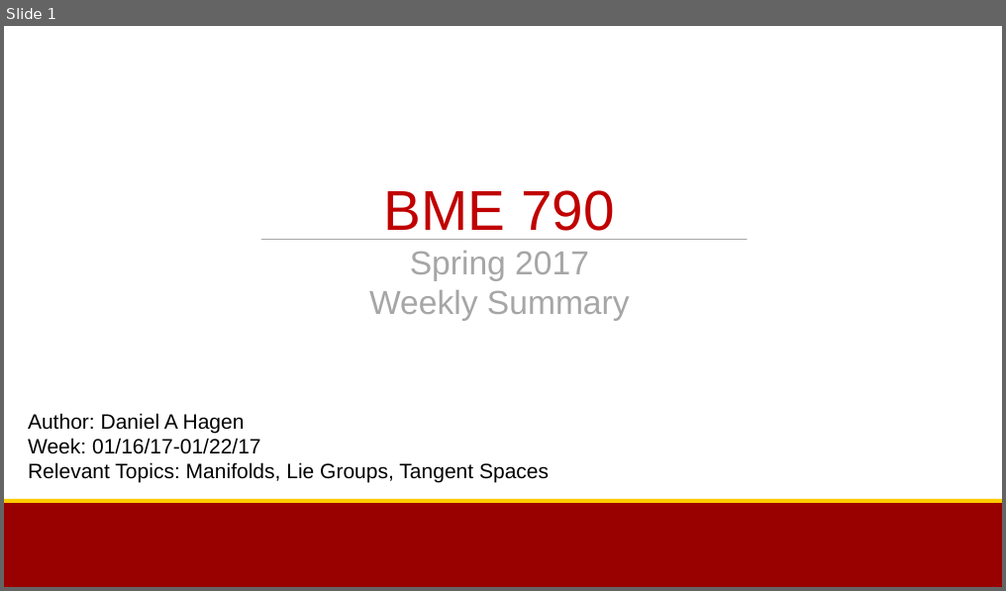
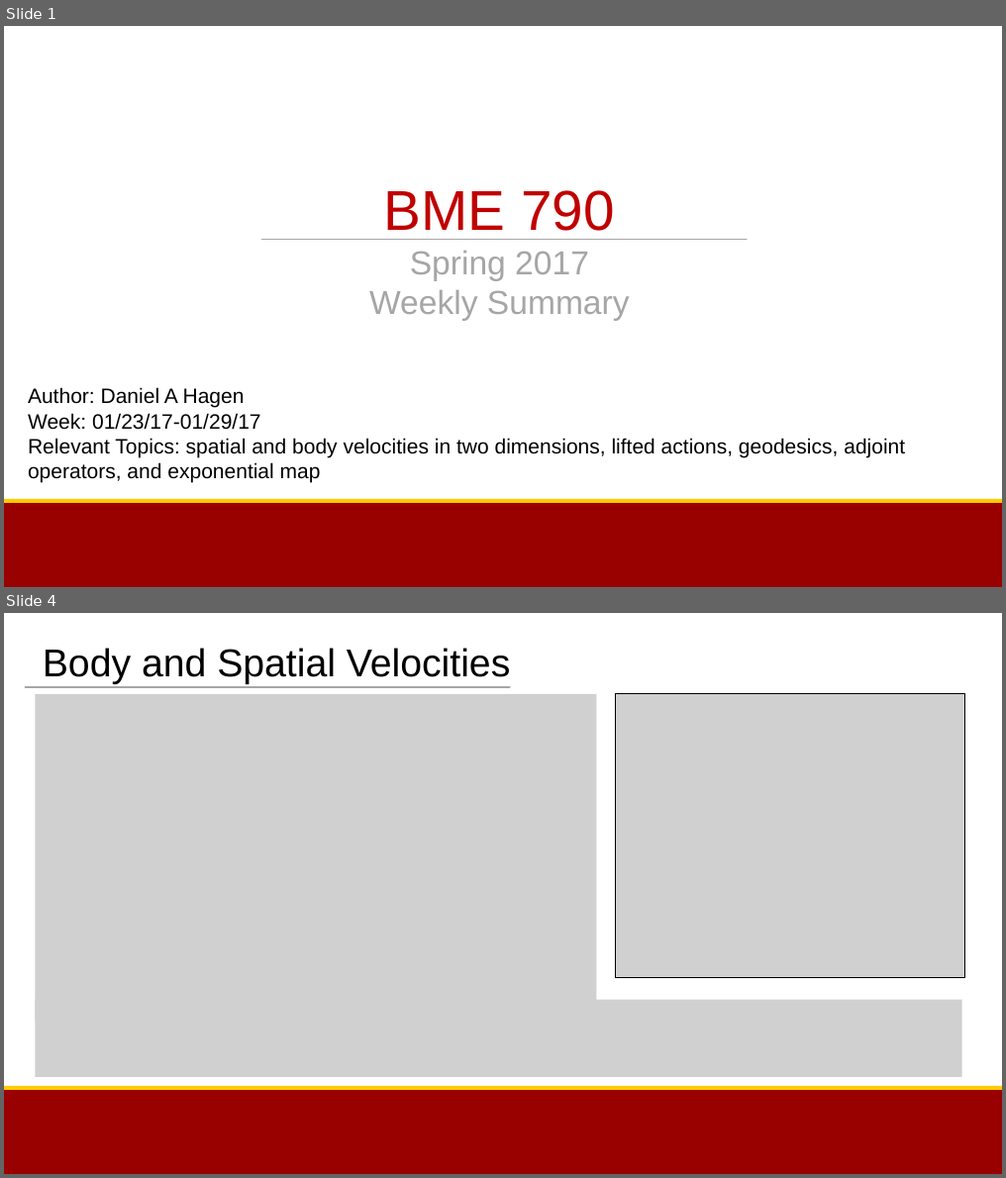
Before and after one commit to bc/Documents, a slide deck: BME790_Sp2017/Week2Summary.pptx. Shown one above the other, each under a label of ours: slide 1 before the commit, slides 1 and 4 after it; the slides between them are not shown. The pictures are 1006x591 and 1006x1178 pixels, drawn with LibreOffice and Linux fonts; fonts in the diff are those of the drawing; grey boxes stand for pictures; background and template pictures are left out. Boxes give left, top, right and bottom in pixels: in the first picture for what was removed or moved away, otherwise in the second. Text is boxed around its words. In the diff, an @@ line names an element or a change of style, - is before the commit and + after.

Commit message:
Week 2 Summary for BME790 Spring 2017

```diff
--- a/BME790_Sp2017/Week2Summary.pptx
+++ b/BME790_Sp2017/Week2Summary.pptx
@@ slide 4 added at [4, 613, 1002, 1174], background #FFFFFF; not listed: 2 template elements that a slide beside it also shows @@
@@ subtitle added at [43, 648, 511, 684], 37.3 pt, text #000000 @@
+Body and Spatial Velocities
@@ line added from (25, 688) to (510, 688), #A6A6A6 1.5 pt @@
@@ picture added at [35, 694, 596, 1023] @@
@@ picture added at [616, 694, 965, 977] @@
@@ picture added at [35, 1000, 962, 1078] @@
@@ slide 1 changed as well @@
@@ subtitle at [28, 413, 905, 483]: text changed @@
-Week: 01/16/17-01/22/17
-Relevant Topics: Manifolds, Lie Groups, Tangent Spaces
+Week: 01/23/17-01/29/17
+Relevant Topics: spatial and body velocities in two dimensions, lifted actions, geodesics, adjoint operators, and exponential map
```
Also in this commit, not shown: 1 other slide changed, 3 other slides added, 5 slides removed, 2 other files.
